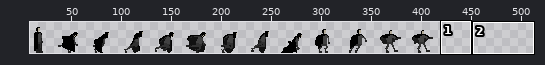
File history of a sprite sheet, assets/images/Player/player.png. The first picture is a wide view before the edit; the outline marks the close-up.
Close-up. As it was:
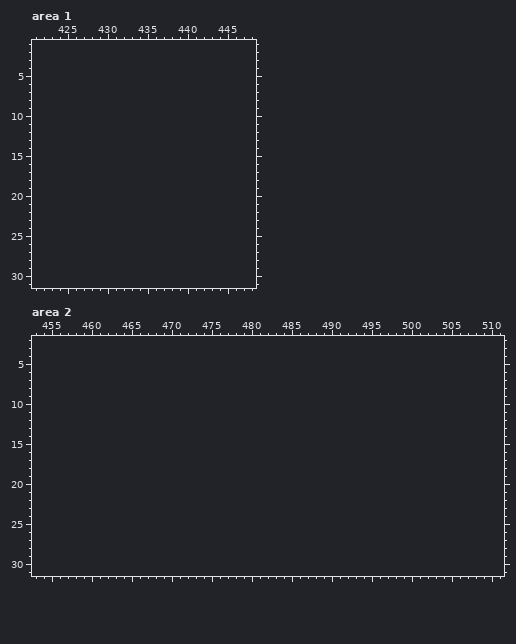
The file is 416x32 pixels. Colours within 5 levels of each other are drawn and written as one. Shown: area 1: x 421..448, y 1..31; area 2: x 453..511, y 2..31. The old version is drawn lined up with the new one, on the new canvas. The wide view leaves out empty margins.
After the commit:
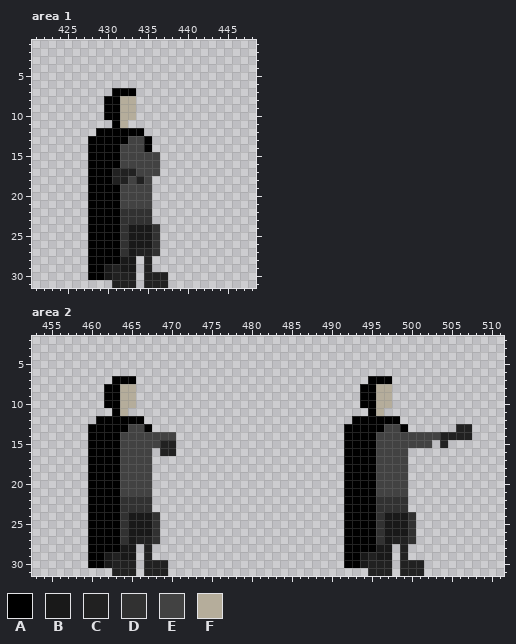
Palette (. is transparent): A #000000  B #191919  C #212121  D #313131  E #424242  F #b5ad9b
Edits made:
canvas 416x32 -> 512x32
--- area 1
@@ x 426..439 @@
  6 ..............
- 7 ..............
- 8 ..............
- 9 ..............
-10 ..............
-11 ..............
-12 ..............
-13 ..............
-14 ..............
-15 ..............
-16 ..............
-17 ..............
-18 ..............
-19 ..............
-20 ..............
-21 ..............
-22 ..............
-23 ..............
-24 ..............
-25 ..............
-26 ..............
-27 ..............
-28 ..............
-29 ..............
-30 ..............
-31 ..............
+ 7 .....AAA......
+ 8 ....AAFF......
+ 9 ....AAFF......
+10 ....AAFF......
+11 .....AF.......
+12 ...AAAAAA.....
+13 ..AAAAAEEA....
+14 ..AAAAEEEA....
+15 ..AAAAEEEEE...
+16 ..AAAAEEEEE...
+17 ..AAACCCEEE...
+18 ..AAACCECE....
+19 ..AAAAEEEE....
+20 ..AAAAEEEE....
+21 ..AAAAEEEE....
+22 ..AAAADDDD....
+23 ..AAAADDDD....
+24 ..AAAADBBBD...
+25 ..AAAADBBBD...
+26 ..AAAADBBBD...
+27 ..AAAADBCCD...
+28 ..AAAABB.C....
+29 ..AABCBB.C....
+30 ..AABCCC.CCC..
+31 .....CCC.CCC..
--- area 2
@@ x 453..511 @@
  6 ...........................................................
- 7 ...........................................................
- 8 ...........................................................
- 9 ...........................................................
-10 ...........................................................
-11 ...........................................................
-12 ...........................................................
-13 ...........................................................
-14 ...........................................................
-15 ...........................................................
-16 ...........................................................
-17 ...........................................................
-18 ...........................................................
-19 ...........................................................
-20 ...........................................................
-21 ...........................................................
-22 ...........................................................
-23 ...........................................................
-24 ...........................................................
-25 ...........................................................
-26 ...........................................................
-27 ...........................................................
-28 ...........................................................
-29 ...........................................................
-30 ...........................................................
-31 ...........................................................
+ 7 ..........AAA.............................AAA..............
+ 8 .........AAFF............................AAFF..............
+ 9 .........AAFF............................AAFF..............
+10 .........AAFF............................AAFF..............
+11 ..........AF..............................AF...............
+12 ........AAAAAA..........................AAAAAA.............
+13 .......AAAAAEEA........................AAAAAEEA......CC....
+14 .......AAAAEEEEEEE.....................AAAAEEEEEEEECCCC....
+15 .......AAAAEEEEECC.....................AAAAEEEEEEE.C.......
+16 .......AAAAEEEE.CC.....................AAAAEEEE............
+17 .......AAAAEEEE........................AAAAEEEE............
+18 .......AAAAEEEE........................AAAAEEEE............
+19 .......AAAAEEEE........................AAAAEEEE............
+20 .......AAAAEEEE........................AAAAEEEE............
+21 .......AAAAEEEE........................AAAAEEEE............
+22 .......AAAADDDD........................AAAADDDD............
+23 .......AAAADDDD........................AAAADDDD............
+24 .......AAAADBBBD.......................AAAADBBBD...........
+25 .......AAAADBBBD.......................AAAADBBBD...........
+26 .......AAAADBBBD.......................AAAADBBBD...........
+27 .......AAAADBCCD.......................AAAADBCCD...........
+28 .......AAAABB.C........................AAAABB.C............
+29 .......AABCBB.C........................AABCBB.C............
+30 .......AABCCC.CCC......................AABCCC.CCC..........
+31 ..........CCC.CCC.........................CCC.CCC..........
Boxes around the changes in both close-ups, in picture pixels (x1, y1, x2, y2):
added: (88, 88, 168, 288)
added: (88, 376, 176, 576)
added: (344, 376, 472, 576)
